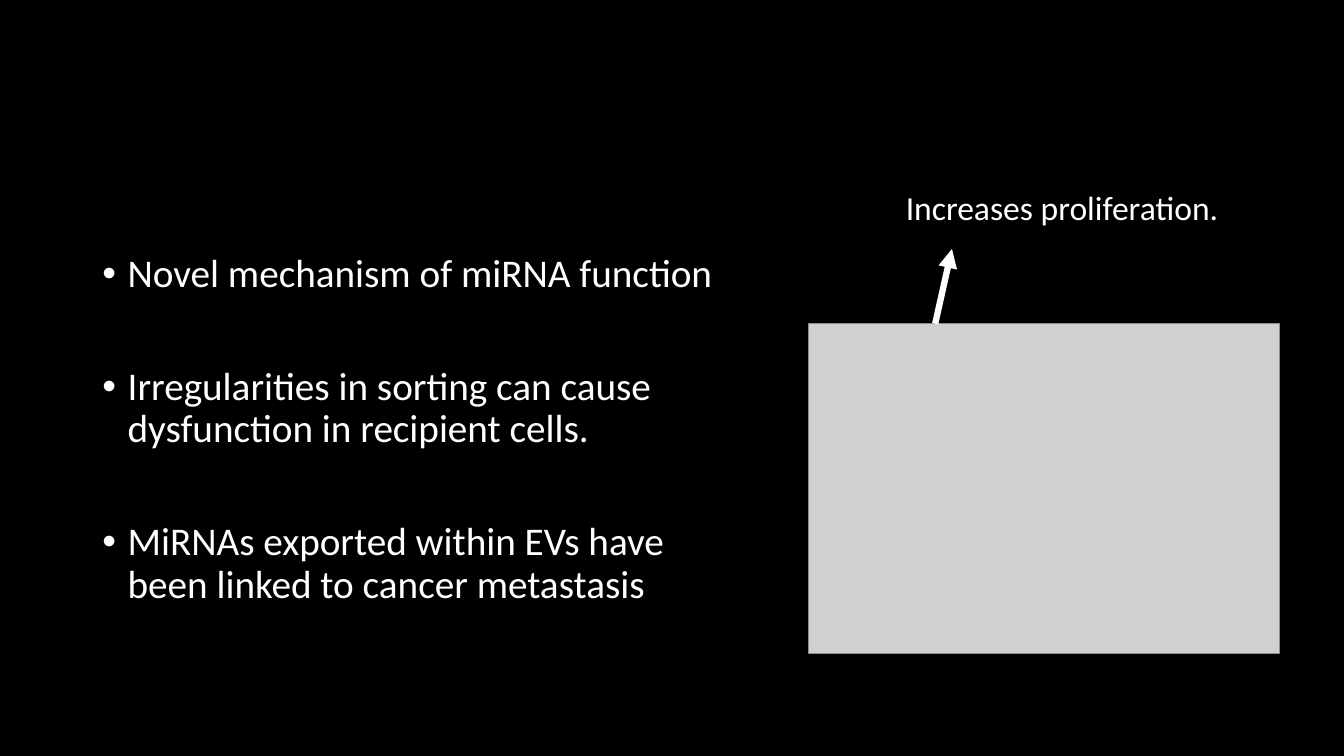
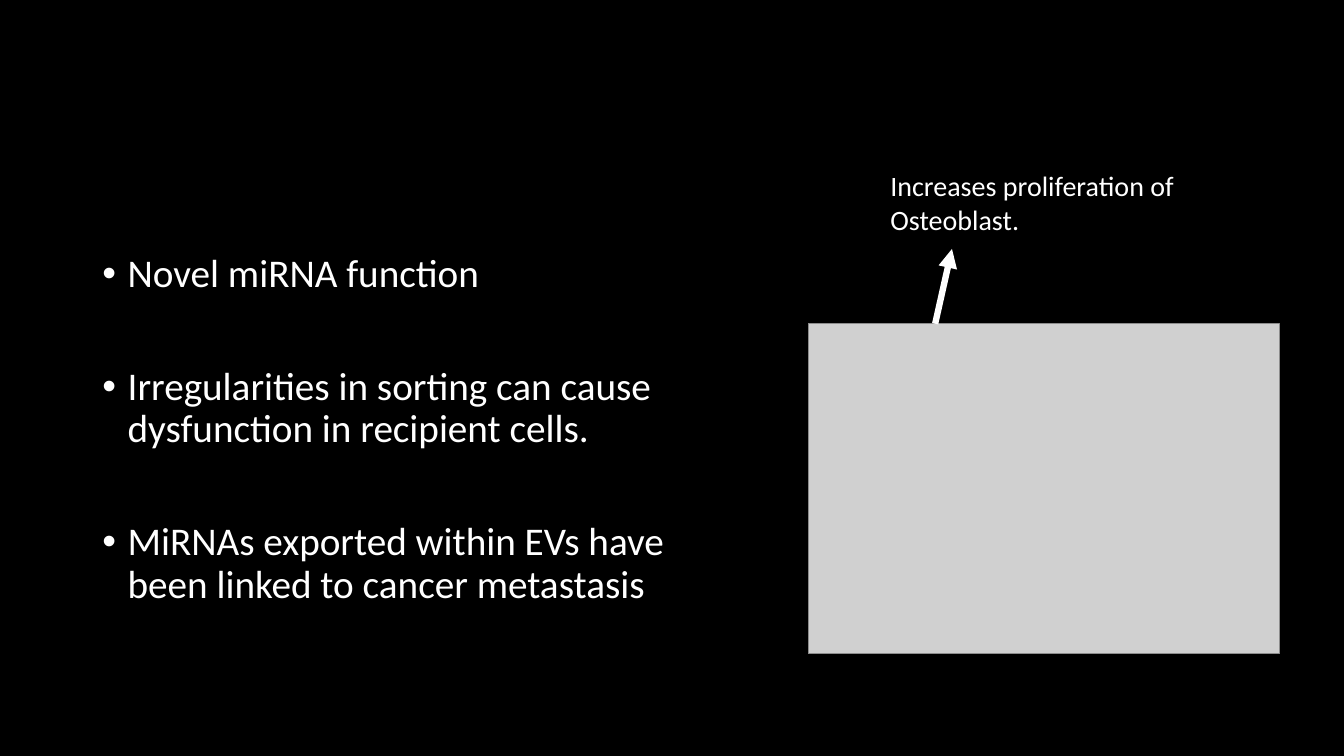
Before and after one commit to HarleyRobinson/Honours2, a slide deck: slide 13 of BackgroundInfo/Selective export of microRNA via extracellular vesicles (2).pptx (slide 14 before the commit). Drawn at 1344x756 pixels with LibreOffice and Linux fonts; fonts in the diff are those of the drawing; grey boxes stand for pictures; background and template pictures are left out. Boxes give left, top, right and bottom in pixels: in the first picture for what was removed or moved away, otherwise in the second. Text is boxed around its words. In the diff, an @@ line names an element or a change of style, - is before the commit and + after.

```diff
--- a/BackgroundInfo/Selective export of microRNA via extracellular vesicles (2).pptx
+++ b/BackgroundInfo/Selective export of microRNA via extracellular vesicles (2).pptx
@@ text at (890, 176, 1173, 231): text changed; size 24 to 20 pt @@
-Increases proliferation.
+Increases proliferation of
+Osteoblast.
@@ text at (128, 259, 479, 288): text changed @@
-• Novel mechanism of miRNA function
+• Novel miRNA function
```
Also in this commit, not shown: 10 other slides changed, 2 slides added, 1 slide removed, 26 other files.
